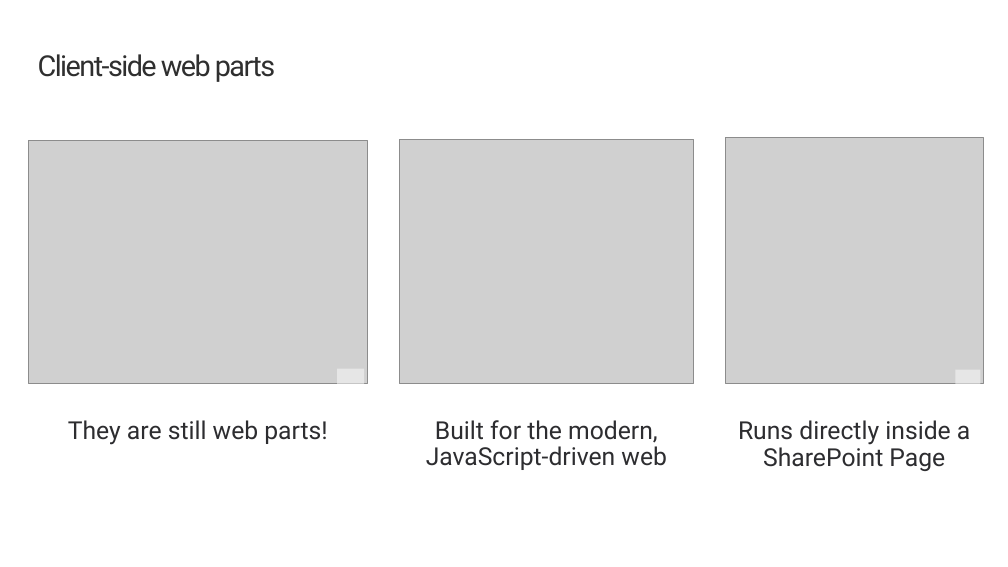
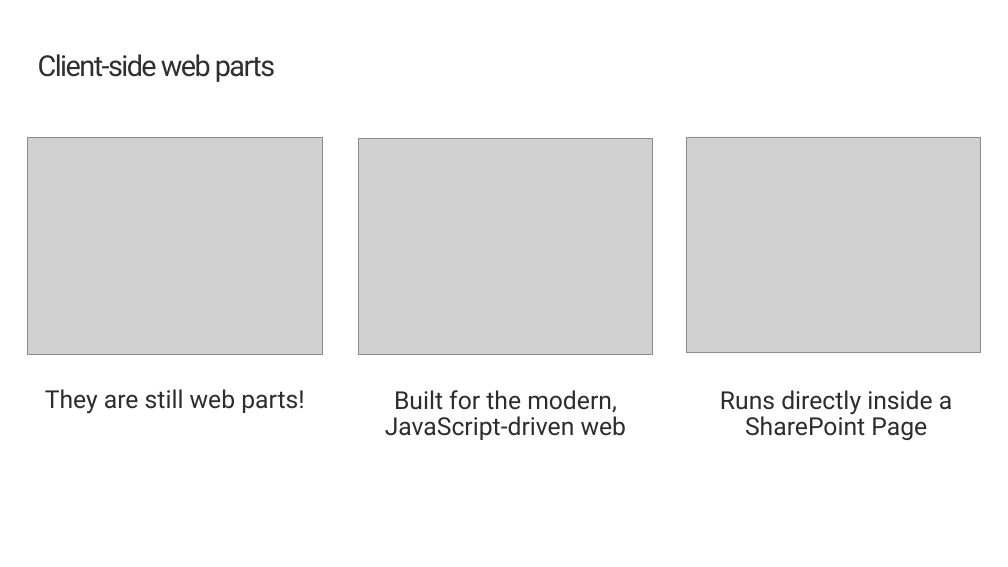
Before and after one commit to SharePoint/sp-dev-training-spfx-web-parts, a slide deck: slide 13 of 01-intro.pptx. Drawn at 1008x567 pixels with LibreOffice and Linux fonts; fonts in the diff are those of the drawing; grey boxes stand for pictures; background and template pictures are left out. Boxes give left, top, right and bottom in pixels: in the first picture for what was removed or moved away, otherwise in the second. Text is boxed around its words. In the diff, an @@ line names an element or a change of style, - is before the commit and + after.

```diff
--- a/01-intro.pptx
+++ b/01-intro.pptx
@@ picture: place and size @@
-picture at (28, 140, 367, 384)
+picture at (27, 138, 322, 354)
@@ picture: place and size @@
-picture at (399, 139, 694, 384)
+picture at (358, 138, 652, 354)
@@ picture: place and size @@
-picture at (726, 138, 983, 384)
+picture at (686, 137, 981, 353)
@@ text "They are still web parts!": place and size @@
-text "They are still web parts!" at (68, 420, 327, 445)
+text "They are still web parts!" at (45, 389, 304, 414)
@@ rectangle removed at (337, 368, 364, 383) @@
@@ text "Built for the modern, JavaScript-driven ...": place and size @@
-text "Built for the modern, JavaScript-driven ..." at (426, 420, 667, 470)
+text "Built for the modern, JavaScript-driven ..." at (385, 390, 627, 440)
@@ text "Runs directly inside a SharePoint ...": place and size @@
-text "Runs directly inside a SharePoint ..." at (738, 420, 970, 471)
+text "Runs directly inside a SharePoint ..." at (720, 390, 952, 440)
@@ rectangle removed at (955, 370, 981, 384) @@
```
Also in this commit, not shown: 5 other slides changed, 42 other files.
